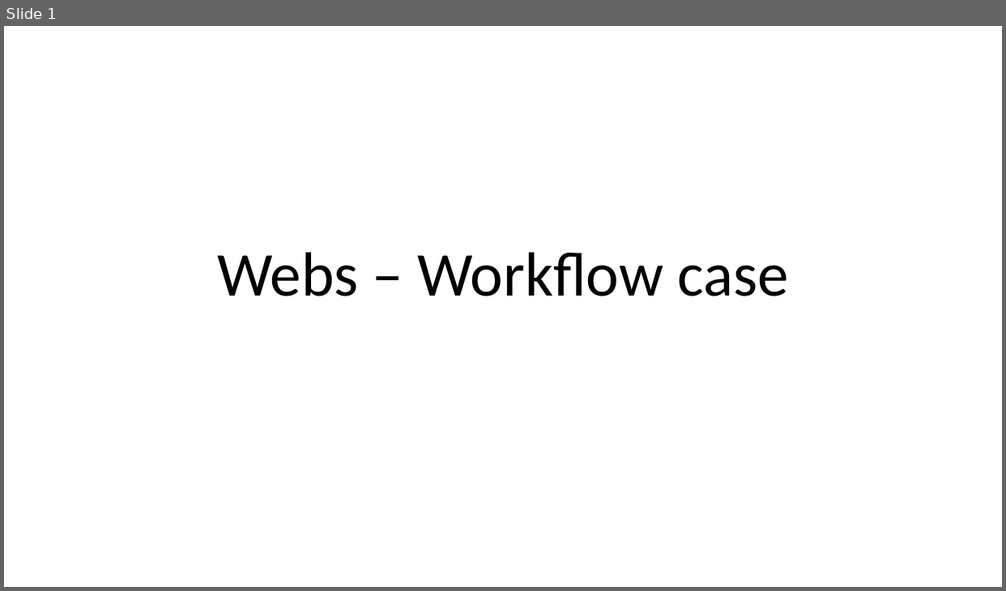
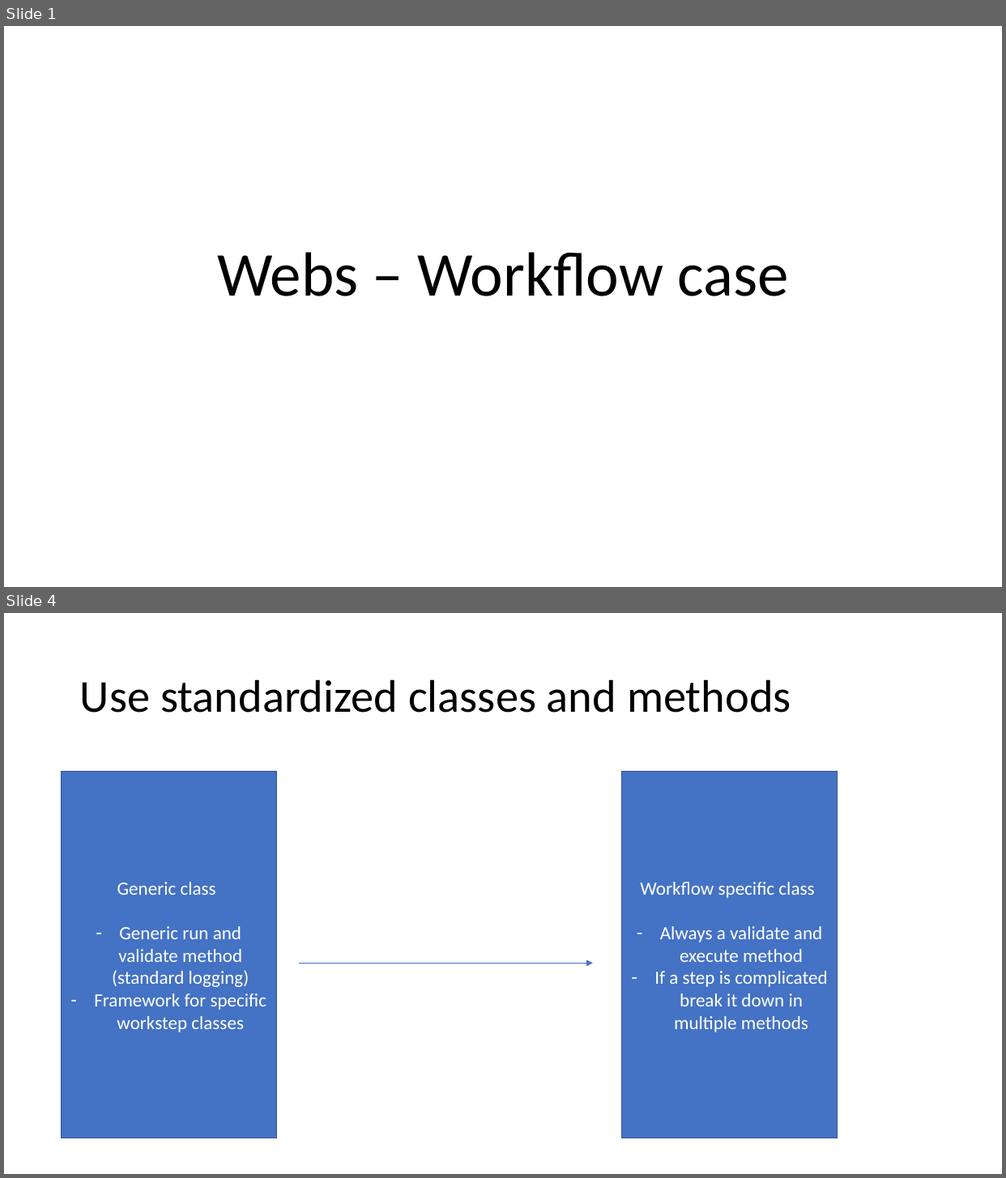
Before and after one commit to Siebe88/Webs-Workflow, a slide deck: Documentation/Webs – Workflow case - design.pptx. Shown one above the other, each under a label of ours: slide 1 before the commit, slides 1 and 4 after it; the slides between them are not shown. The pictures are 1006x591 and 1006x1178 pixels, drawn with LibreOffice and Linux fonts; fonts in the diff are those of the drawing. Boxes give left, top, right and bottom in pixels: in the first picture for what was removed or moved away, otherwise in the second. Text is boxed around its words. In the diff, an @@ line names an element or a change of style, - is before the commit and + after.

Commit message:
Features: powerpoint and workflow exports

```diff
--- a/Documentation/Webs – Workflow case - design.pptx
+++ b/Documentation/Webs – Workflow case - design.pptx
@@ slide 4 added at [4, 613, 1002, 1174], background #FFFFFF @@
@@ title added at [80, 679, 791, 713], 44 pt, text #000000 @@
+Use standardized classes and methods
@@ rectangle added at [61, 771, 276, 1139], fill #4472C4, outline #325491 1 pt, 18 pt, text #FFFFFF @@
+Generic class
+– Generic run and validate method (standard logging)
+– Framework for specific workstep classes
@@ rectangle added at [622, 771, 838, 1139], fill #4472C4, outline #325491 1 pt, 18 pt, text #FFFFFF @@
+Workflow specific class
+– Always a validate and execute method
+– If a step is complicated break it down in multiple methods
@@ arrow added from (299, 964) to (593, 964), #4472C4 0.5 pt @@
```
Also in this commit, not shown: 2 slides changed, 4 other slides added, 1 slide removed, 3 other files.
